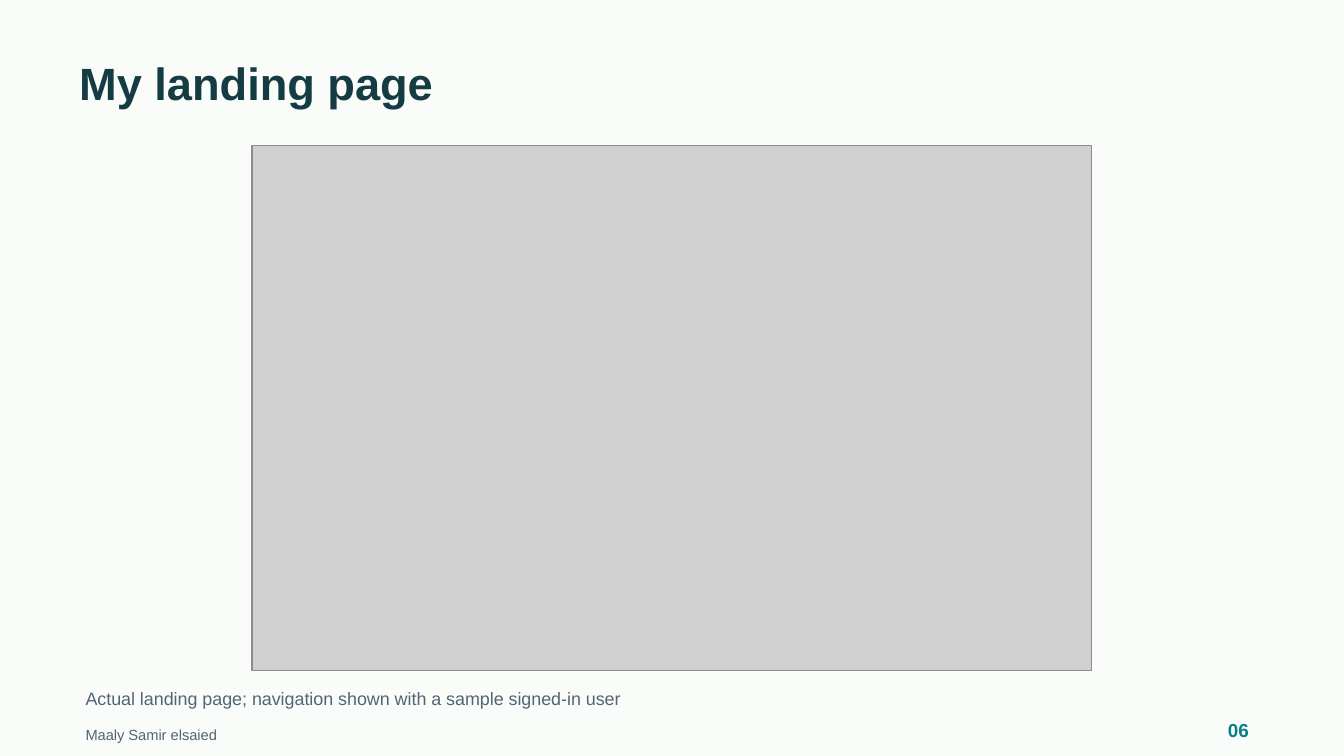
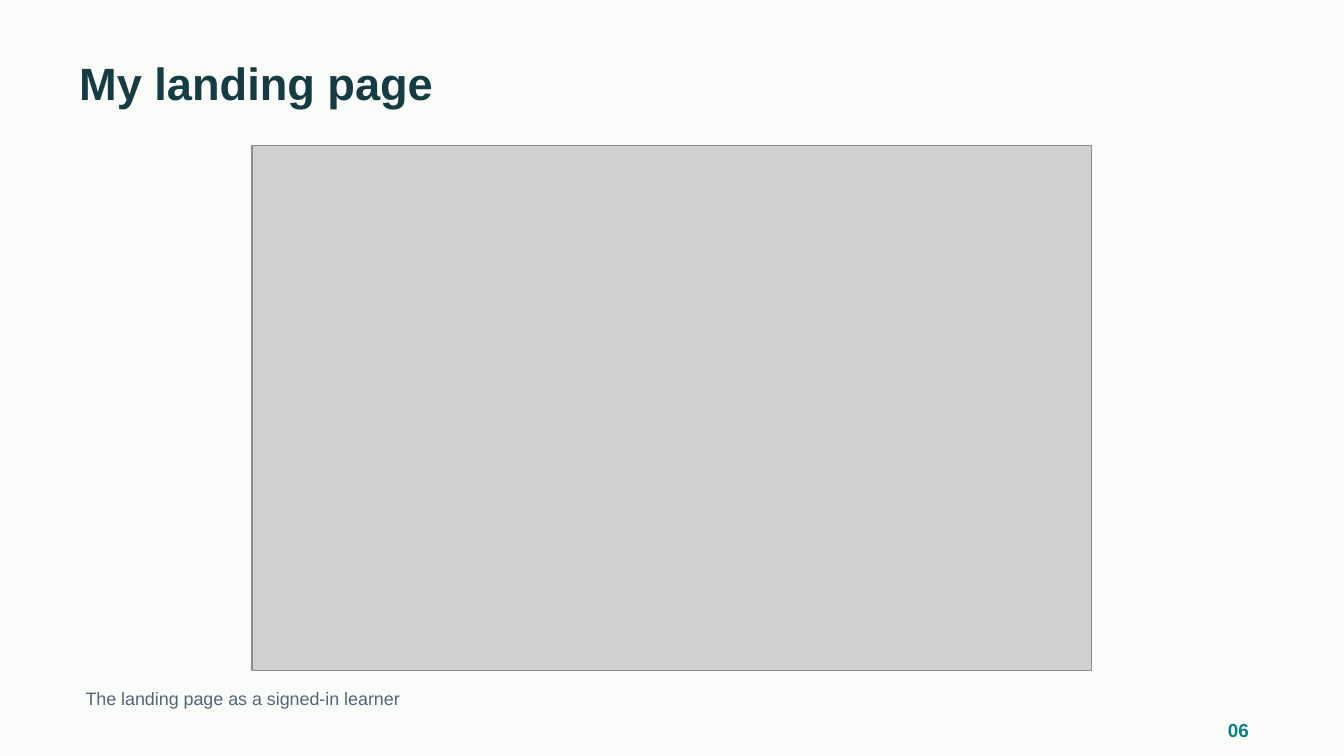
Before and after one commit to Saif-eldin-Ahmed-Helmy/Interactive-Learning-Platform, a slide deck: slide 6 of output/discussion/Maaly-DEPI-Discussion.pptx. Drawn at 1344x756 pixels with LibreOffice and Linux fonts; fonts in the diff are those of the drawing; grey boxes stand for pictures. Boxes give left, top, right and bottom in pixels: in the first picture for what was removed or moved away, otherwise in the second. Text is boxed around its words. In the diff, an @@ line names an element or a change of style, - is before the commit and + after.

```diff
--- a/output/discussion/Maaly-DEPI-Discussion.pptx
+++ b/output/discussion/Maaly-DEPI-Discussion.pptx
@@ text at (x1=86, y1=692, x2=400, y2=709): text changed @@
-Actual landing page; navigation shown with a sample signed-in user
+The landing page as a signed-in learner
@@ text removed at (x1=86, y1=729, x2=217, y2=743) @@
-Maaly Samir elsaied
```
Also in this commit, not shown: 6 other slides changed, 2 slides added, 10 slides removed, 7 other files.
